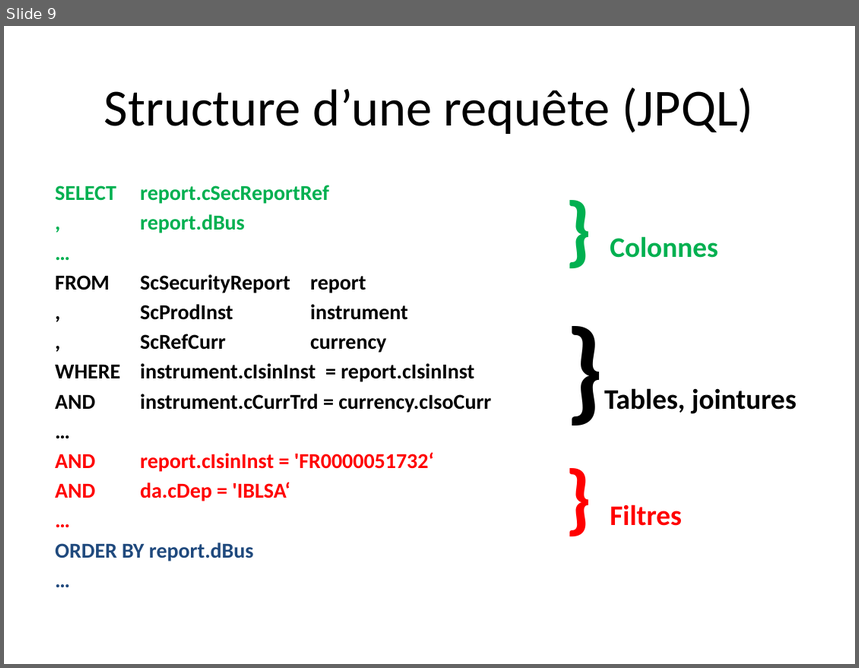
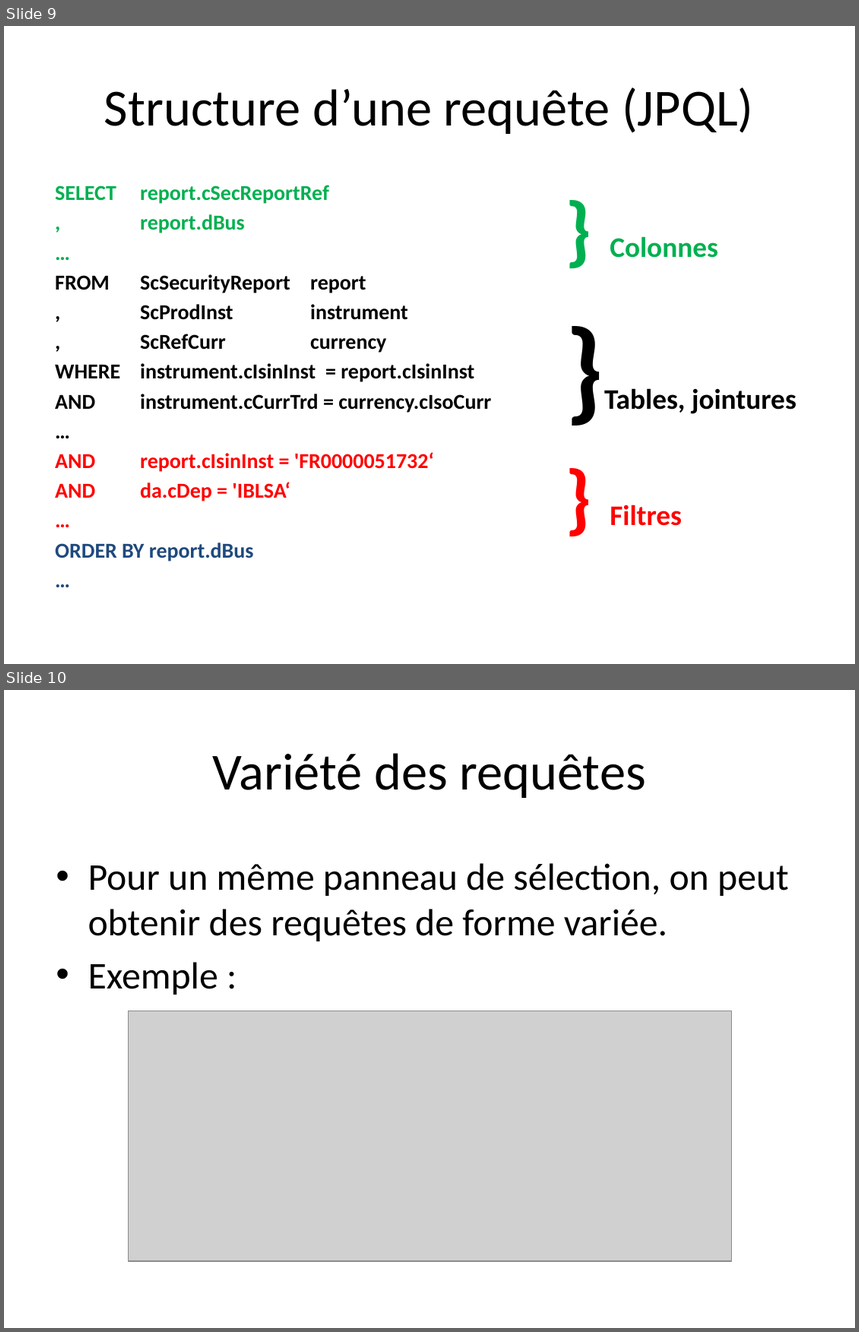
Before and after one commit to aqueryom/aqueryom, a slide deck: Criteria Mix.pptx. Shown one above the other, each under a label of ours: slide 9 before the commit, slides 9 and 10 after it. The pictures are 859x668 and 859x1332 pixels, drawn with LibreOffice and Linux fonts; fonts in the diff are those of the drawing; grey boxes stand for pictures. Boxes give left, top, right and bottom in pixels: in the first picture for what was removed or moved away, otherwise in the second. Text is boxed around its words. In the diff, an @@ line names an element or a change of style, - is before the commit and + after.

Commit message:
doc(power point): variété des requêtes

```diff
--- a/Criteria Mix.pptx
+++ b/Criteria Mix.pptx
@@ slide 10 added at (4,690,855,1328), background #FFFFFF @@
@@ title added at (212,753,646,798), 44 pt, text #000000 @@
+Variété des requêtes
@@ text added at (88,863,789,995), 32 pt, text #000000 @@
+• Pour un même panneau de sélection, on peut obtenir des requêtes de forme variée.
+• Exemple :
@@ picture added at (129,1011,732,1262) @@
```
Also in this commit, not shown: 2 other slides added, 2 slides removed.
